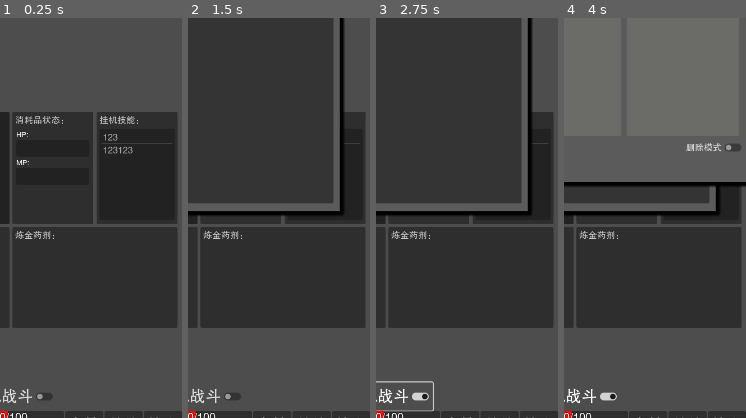
Above: before the commit, frames 1-4 (left to right).
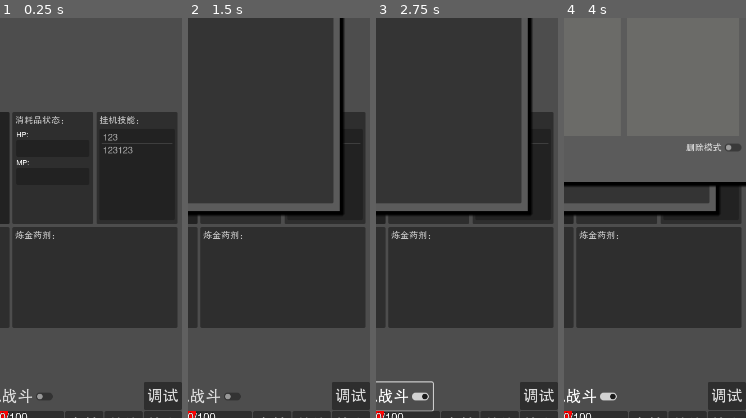
Above: after the commit, the same moments.

Repository: limingboGitHub/TextAdventure
Game: Godot game, scene res://src/scenes/game/world.tscn
Two runs of this game, one before a commit and one after it. Both use one fixed random seed, a clock stepped at 60 frames per second and the inputs below. This scene is started directly instead of the project's main scene.
Inputs:
- Up to frame 1 (0.25 s): no input
- Up to frame 2 (1.5 s): click "大地图" at 0.5 s; click "休息" at 1.25 s
- Up to frame 3 (2.75 s): click "挂机战斗" at 2 s
- Up to frame 4 (4 s): click "背包" at 2.75 s; click "装备" at 3.5 s
The pictures show only the part of the screen within x 50-100%, y 43-93%; the shares and areas given below are measured in that part.

The runs differ from the first frame. In frame 1, 1.3% of the frame differs, in the area x 79-100%, y 91-98%; in frame 2, 1.3%; in frame 3, 1.3%; in frame 4, 1.3%.
Error in both runs: Attempt to call function 'get_as_text' in base 'null instance' on a null instance. (res://src/core/res_manager.gd:200)

Commit message:
feat: 更新怪物掉落率，新增消费品配置及版本号管理功能

Diff:
--- a/assets/config/monster_drops_rate.json
+++ b/assets/config/monster_drops_rate.json
@@ -231,6 +231,9 @@
 		},
 		"etc_001002":{
 			"rate":0.01
+		},
+		"consume_002112":{
+			"rate":0.02
 		}
 	},
 	"monster_000022":{
@@ -253,6 +256,9 @@
 		},
 		"upper_body_001006":{
 			"rate":0.01
+		},
+		"consume_002108":{
+			"rate":0.02
 		}
 	},
 	"monster_000024":{
--- a/src/core/repository/file_cache_tool.gd
+++ b/src/core/repository/file_cache_tool.gd
@@ -8,10 +8,15 @@
 # 游戏存档目录
 var game_save_dir = "user://game_save"
 
+# 配置文件版本号
+const CONFIG_VERSION = 2
+
 # 配置资源目录内部目录
 var config_res_dir = "res://assets/config"
 # 配置资源用户目录 Windows平台: 应用缓存目录 Android平台：应用的沙盒存储files目录
 var config_user_dir = OS.get_user_data_dir().path_join("config")
+# 配置文件版本号缓存文件路径
+var config_version_cache_file = OS.get_user_data_dir().path_join("config_version.txt")
 
 # 保存用户行为信息（是否同意隐私政策）
 func save_user_behavior(is_agree: bool):
@@ -28,6 +33,28 @@
 	else:
 		return false
 
+# 保存配置文件版本号到缓存
+func save_config_version(version: int):
+	var file = FileAccess.open(config_version_cache_file, FileAccess.WRITE)
+	if file:
+		file.store_line(str(version))
+		file.close()
+		print("已保存配置文件版本号：", version)
+	else:
+		print("保存配置文件版本号失败")
+
+# 加载配置文件版本号缓存
+func load_config_version() -> int:
+	var file = FileAccess.open(config_version_cache_file, FileAccess.READ)
+	if file:
+		var version_str = file.get_line().strip_edges()
+		file.close()
+		var version = int(version_str)
+		print("读取到缓存的配置文件版本号：", version)
+		return version
+	else:
+		print("配置文件版本号缓存不存在，默认版本号为1")
+		return 1
 
 # 保存角色数据
 func save_data_player(data_player: DataPlayer,save_id: String):
@@ -285,15 +312,29 @@
 
 
 func copy_resources_to_user_dir(is_force: bool = false):
-	# 如果用户的配置文件目录已经存在了，则使用已有的配置信息，不再复制
+	# 检查配置文件版本号
+	var cached_version = load_config_version()
+	var current_version = CONFIG_VERSION
+
+	# 如果缓存版本号小于当前版本号，则需要更新配置文件
+	var need_update = cached_version < current_version
+
+	if need_update:
+		print("检测到配置文件版本更新，从版本 ", cached_version, " 更新到版本 ", current_version)
+		is_force = true
+
+	# 如果用户的配置文件目录已经存在了，且不需要强制更新，则使用已有的配置信息，不再复制
 	if !is_force and DirAccess.dir_exists_absolute(config_user_dir):
-		print("配置文件目录已经存在，不再复制")
+		print("配置文件目录已经存在，且版本号为最新，不再复制")
 		return
 
 	# 创建用户配置文件目录
 	DirAccess.make_dir_recursive_absolute(config_user_dir)
 	# 执行递归复制
 	copy_directory(config_res_dir, config_user_dir)
+
+	# 复制完成后，保存当前版本号到缓存
+	save_config_version(current_version)
 
 
 # 递归复制文件夹
--- a/src/scenes/game/world.tscn
+++ b/src/scenes/game/world.tscn
@@ -173,7 +173,6 @@
 text = "退出"
 
 [node name="DebugBt" type="Button" parent="CanvasLayer/UI/ButtonControl"]
-visible = false
 layout_mode = 0
 offset_left = 580.0
 offset_top = 1261.0
